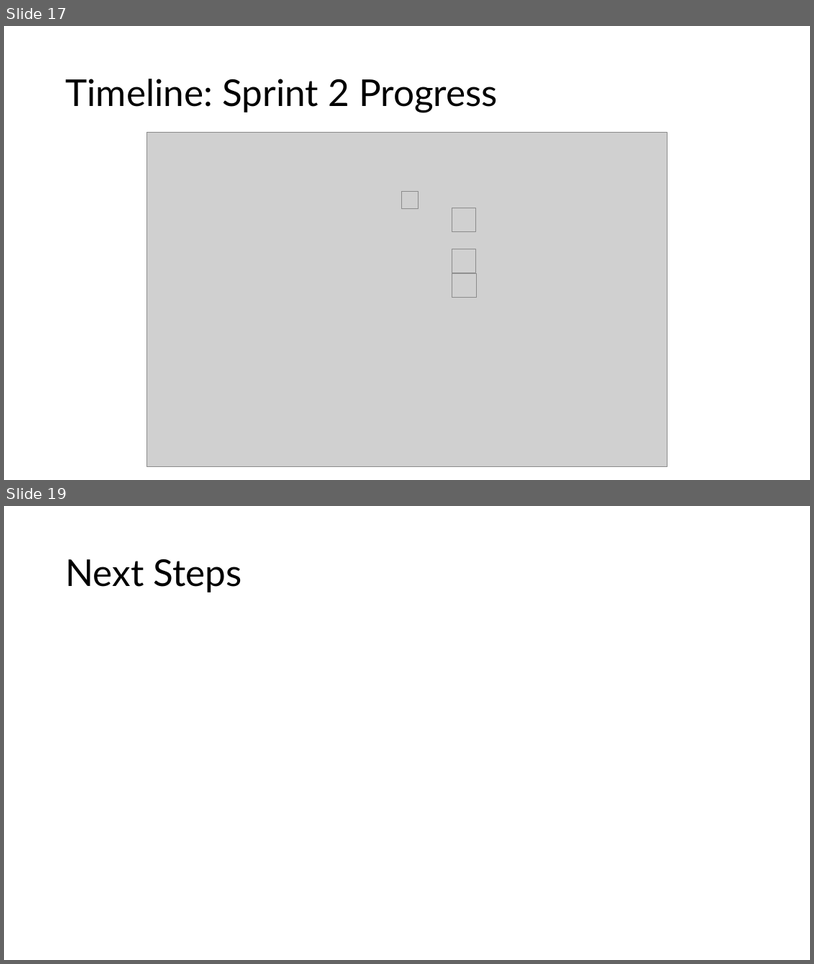
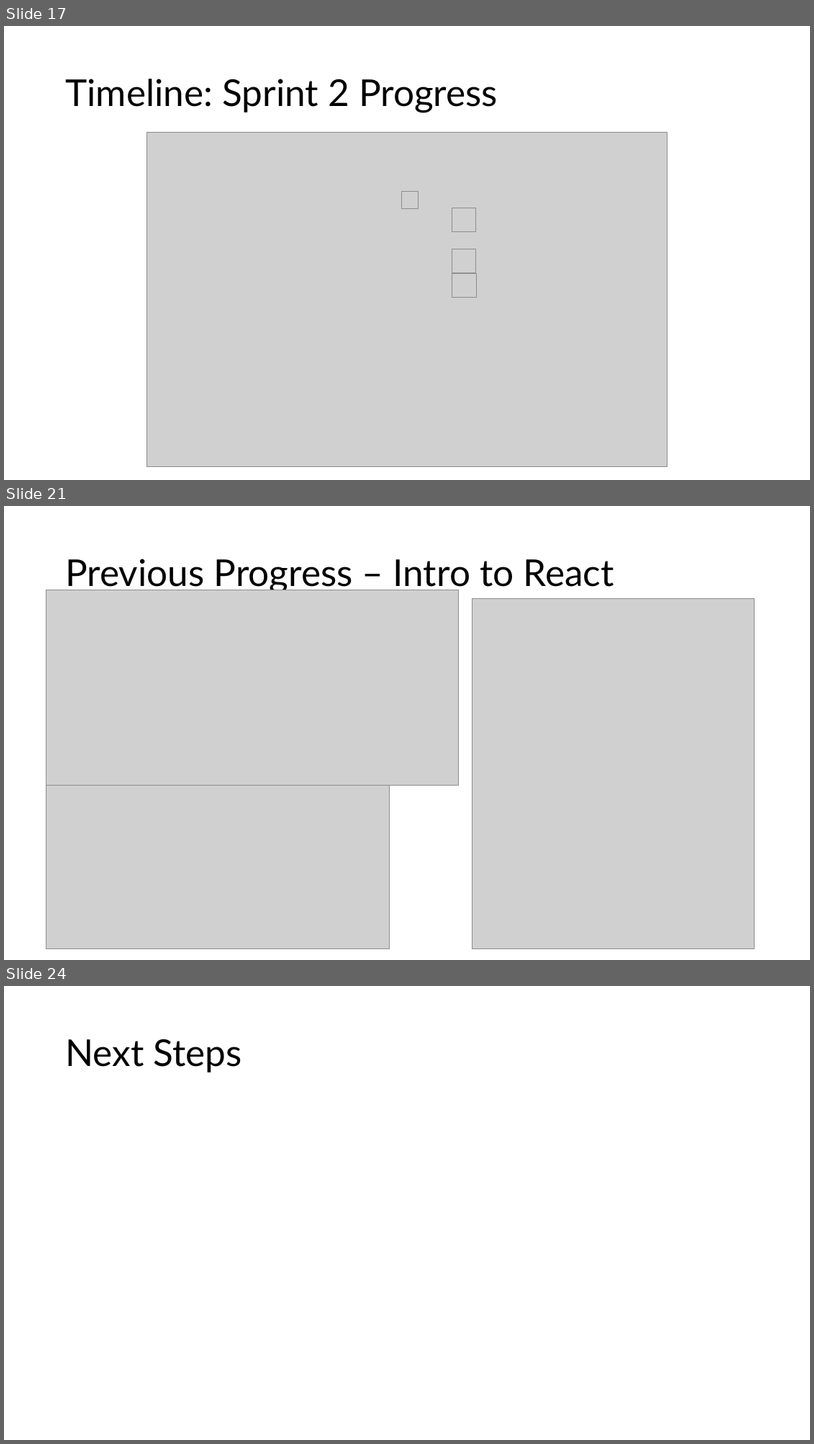
Before and after one commit to GregT7/PlanGauge, a slide deck: project_journal/standup/sprint2_standup.pptx. Shown one above the other, each under a label of ours: slides 17 and 19 before the commit, slides 17, 21 and 24 after it; the slides between them are not shown. The pictures are 814x964 and 814x1444 pixels, drawn with LibreOffice and Linux fonts; fonts in the diff are those of the drawing; grey boxes stand for pictures. Boxes give left, top, right and bottom in pixels: in the first picture for what was removed or moved away, otherwise in the second. Text is boxed around its words. In the diff, an @@ line names an element or a change of style, - is before the commit and + after.

```diff
--- a/project_journal/standup/sprint2_standup.pptx
+++ b/project_journal/standup/sprint2_standup.pptx
@@ slide 21 added at (4, 506, 810, 960), background #FFFFFF @@
@@ title added at (65, 559, 615, 592), 44 pt, text #000000 @@
+Previous Progress – Intro to React
@@ picture added at (46, 590, 459, 785) @@
@@ picture added at (472, 599, 755, 949) @@
@@ picture added at (46, 785, 389, 948) @@
@@ what was slide 19 is now slide 24 @@
```
Also in this commit, not shown: 3 slides changed, 4 other slides added, 2 other files.
